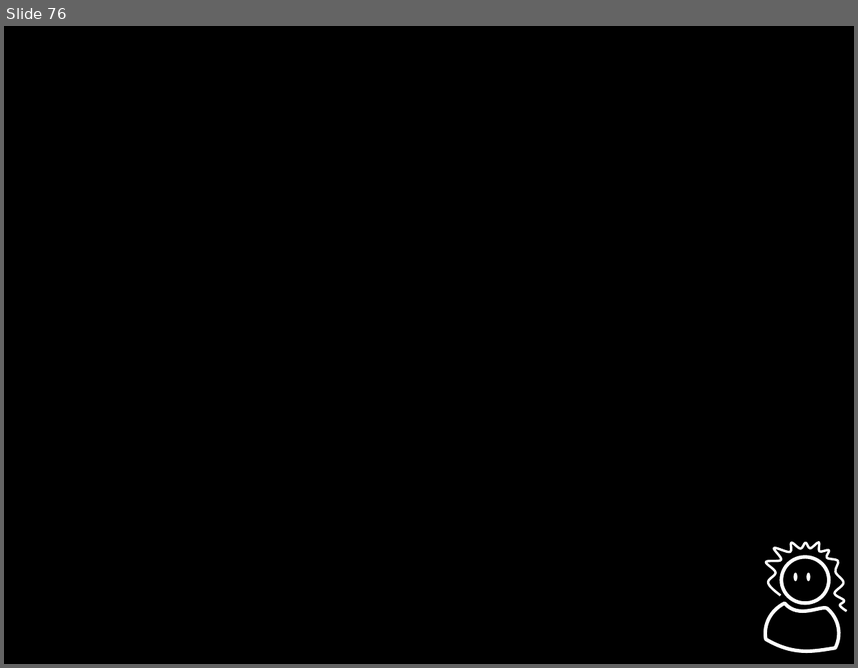
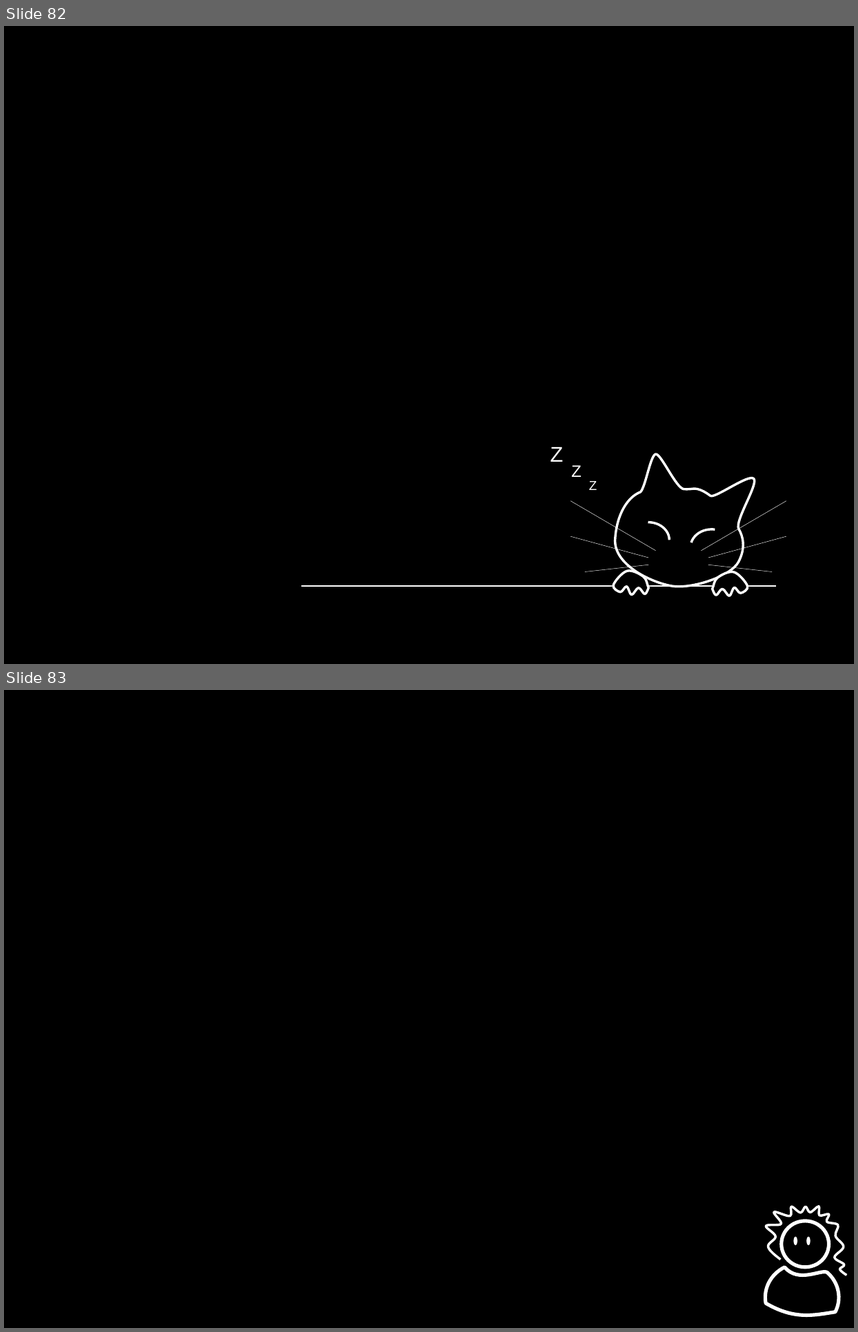
Before and after one commit to raysaltini/handsOnD8SiteBuilder, a slide deck: src/handsOnD8SiteBuilder.pptx. Shown one above the other, each under a label of ours: slide 76 before the commit, slides 82 and 83 after it. The pictures are 858x668 and 858x1332 pixels, drawn with LibreOffice and Linux fonts; fonts in the diff are those of the drawing. Boxes give left, top, right and bottom in pixels: in the first picture for what was removed or moved away, otherwise in the second. Text is boxed around its words. In the diff, an @@ line names an element or a change of style, - is before the commit and + after.

```diff
--- a/src/handsOnD8SiteBuilder.pptx
+++ b/src/handsOnD8SiteBuilder.pptx
@@ slide 82 added at box(4, 26, 854, 664), background #000000 @@
@@ text added at box(550, 446, 564, 461), 18 pt, text #FFFFFF @@
+Z
@@ freeform shape added at box(606, 447, 761, 601), fill #000000, outline #FFFFFF 2 pt @@
@@ text added at box(571, 465, 582, 477), 11 pt, text #FFFFFF @@
+Z
@@ text added at box(589, 481, 597, 490), 14 pt, text #FFFFFF @@
+Z
@@ line added from (656, 550) to (571, 500), #FFFFFF 0.25 pt @@
@@ line added from (701, 550) to (786, 500), #FFFFFF 0.25 pt @@
@@ arc (boxed as its full ellipse) added at box(627, 521, 670, 557), outline #FFFFFF 2 pt @@
@@ line added from (648, 557) to (571, 536), #FFFFFF 0.25 pt @@
@@ arc (boxed as its full ellipse) added at box(691, 529, 733, 565), outline #FFFFFF 2 pt @@
@@ line added from (708, 557) to (786, 536), #FFFFFF 0.25 pt @@
@@ line added from (648, 564) to (584, 572), #FFFFFF 0.25 pt @@
@@ freeform shape added at box(613, 570, 649, 594), fill #000000, outline #FFFFFF 2 pt @@
@@ line added from (708, 564) to (773, 572), #FFFFFF 0.25 pt @@
@@ freeform shape added at box(712, 572, 748, 595), fill #000000, outline #FFFFFF 2 pt @@
@@ line added from (301, 586) to (776, 586), #FFFFFF 0.75 pt @@
@@ what was slide 76 is now slide 83 @@
```
Also in this commit, not shown: 6 other slides added, 1 other file.
